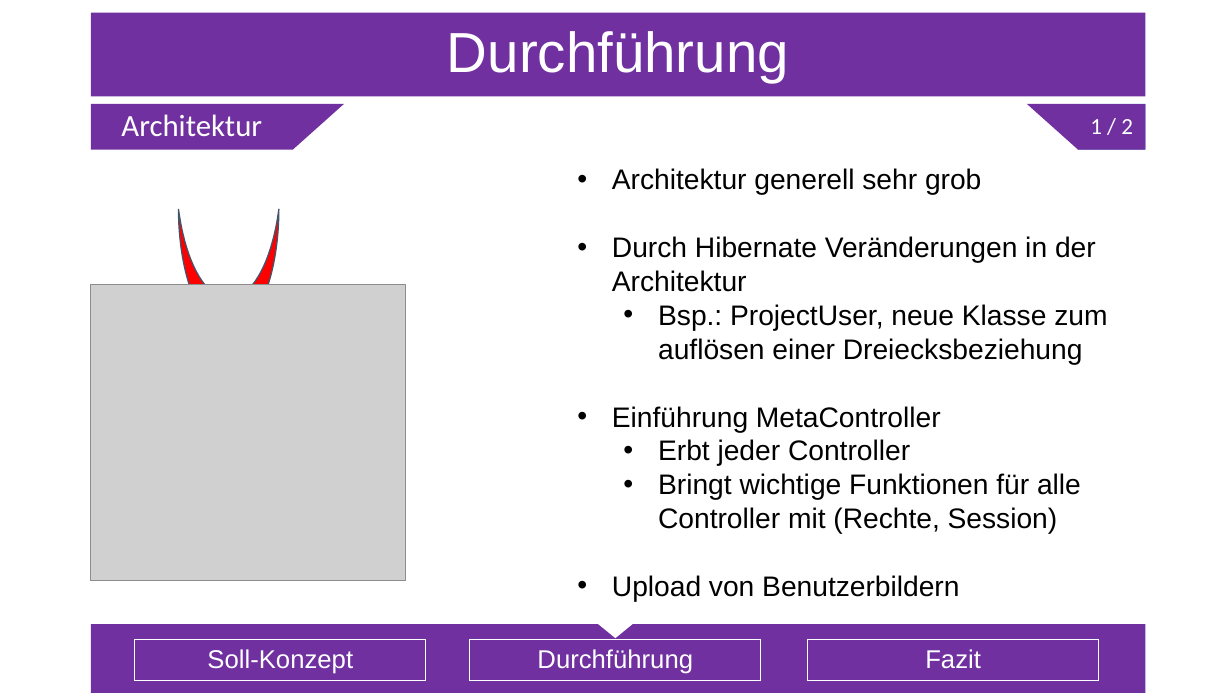
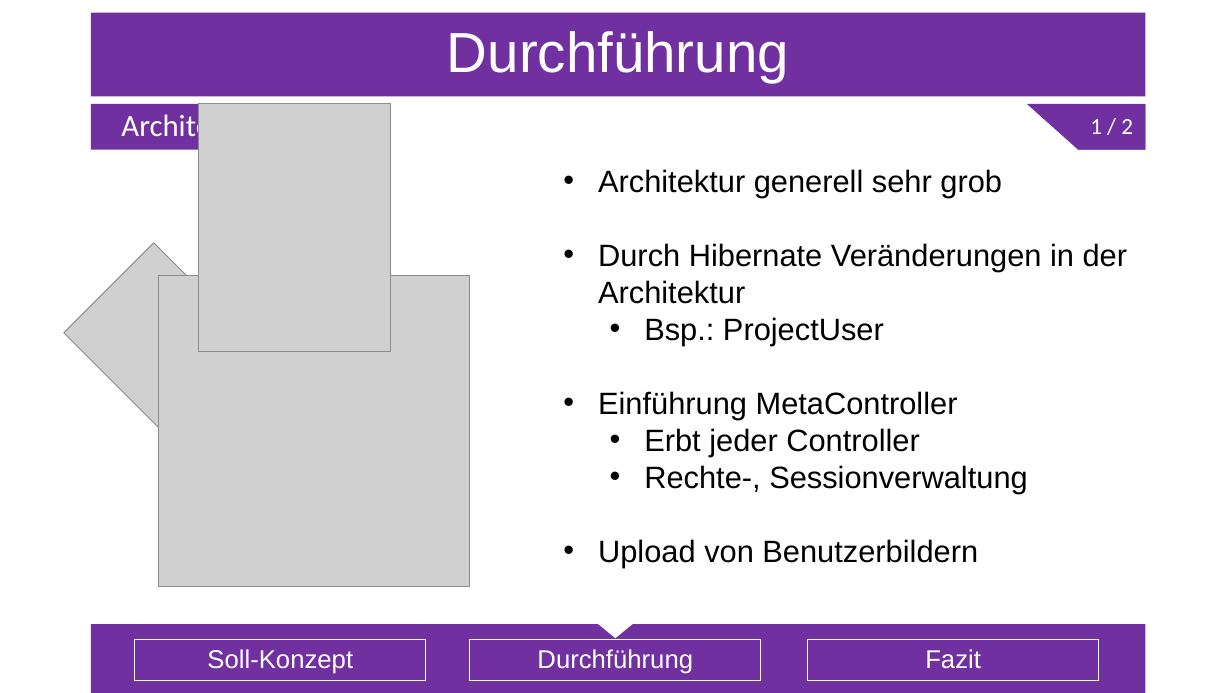
Before and after one commit to Sl0thking/mp_anwen_scrumiverse, a slide deck: slide 15 of Projektdokumentation/7_Abgabe_160511/src/Projektpräsentation.pptx (slide 17 before the commit). Drawn at 1232x693 pixels with LibreOffice and Linux fonts; fonts in the diff are those of the drawing; grey boxes stand for pictures. Boxes give left, top, right and bottom in pixels: in the first picture for what was removed or moved away, otherwise in the second. Text is boxed around its words. In the diff, an @@ line names an element or a change of style, - is before the commit and + after.

```diff
--- a/Projektdokumentation/7_Abgabe_160511/src/Projektpräsentation.pptx
+++ b/Projektdokumentation/7_Abgabe_160511/src/Projektpräsentation.pptx
@@ picture added at box(199, 104, 390, 352) @@
@@ text "Architektur generell sehr grob": place and size @@
-text "Architektur generell sehr grob" at box(612, 168, 1107, 602)
+text "Architektur generell sehr grob" at box(598, 169, 1127, 567)
@@ text at box(598, 169, 1127, 567): size 22 to 24 pt in "Architektur generell sehr grob", "Durch Hibernate Veränderungen in der Architektur", "Einführung MetaController", "Erbt jeder Controller" and 1 more places @@
@@ moon removed at box(178, 209, 279, 332) @@
@@ picture added at box(63, 243, 334, 513) @@
@@ picture: place and size @@
-picture at box(91, 284, 405, 580)
+picture at box(159, 275, 470, 586)
@@ text at box(644, 317, 884, 346): text changed; size 22 to 24 pt @@
-  • Bsp.: ProjectUser, neue Klasse zum auflösen einer Dreiecksbeziehung
+  • Bsp.: ProjectUser
@@ text at box(644, 465, 1028, 493): text changed; size 22 to 24 pt @@
-  • Bringt wichtige Funktionen für alle Controller mit (Rechte, Session)
+  • Rechte-, Sessionverwaltung
```
Also in this commit, not shown: 10 other slides changed, 2 slides removed, 4 other files.
